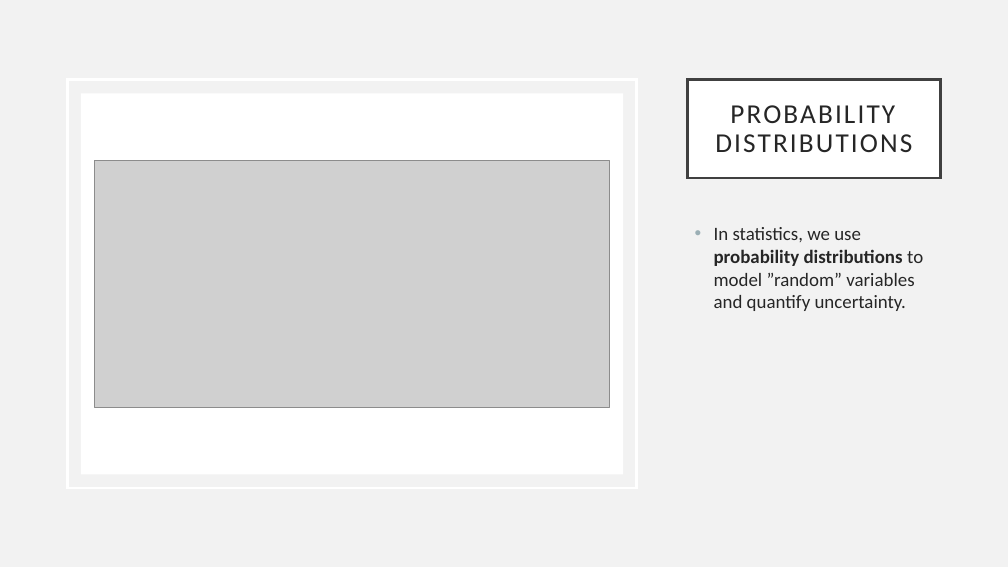
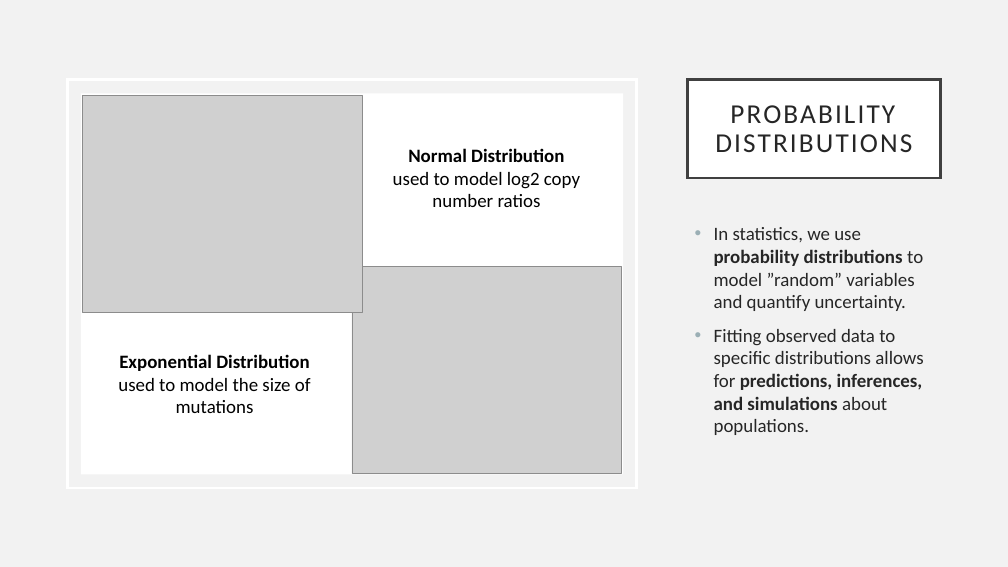
Before and after one commit to eholdmore/StatsForCompBio, a slide deck: slide 19 of Stats-for-Comp-Bio.pptx. Drawn at 1008x567 pixels with LibreOffice and Linux fonts; fonts in the diff are those of the drawing; grey boxes stand for pictures. Boxes give left, top, right and bottom in pixels: in the first picture for what was removed or moved away, otherwise in the second. Text is boxed around its words. In the diff, an @@ line names an element or a change of style, - is before the commit and + after.

```diff
--- a/Stats-for-Comp-Bio.pptx
+++ b/Stats-for-Comp-Bio.pptx
@@ picture added at box(82, 96, 363, 312) @@
@@ text added at box(393, 148, 580, 207), 18 pt, text #000000 @@
+Normal Distribution
+used to model log2 copy
+number ratios
@@ picture removed at box(95, 160, 609, 408) @@
@@ picture added at box(352, 266, 622, 474) @@
@@ text at box(714, 329, 923, 435): paragraph added @@
+• Fitting observed data to specific distributions allows for predictions, inferences, and simulations about populations.
@@ text added at box(118, 354, 311, 413), 18 pt, text #000000 @@
+Exponential Distribution
+used to model the size of
+mutations
```
Also in this commit, not shown: 9 other slides changed, 4 slides added, 1 slide removed, 2 other files.
